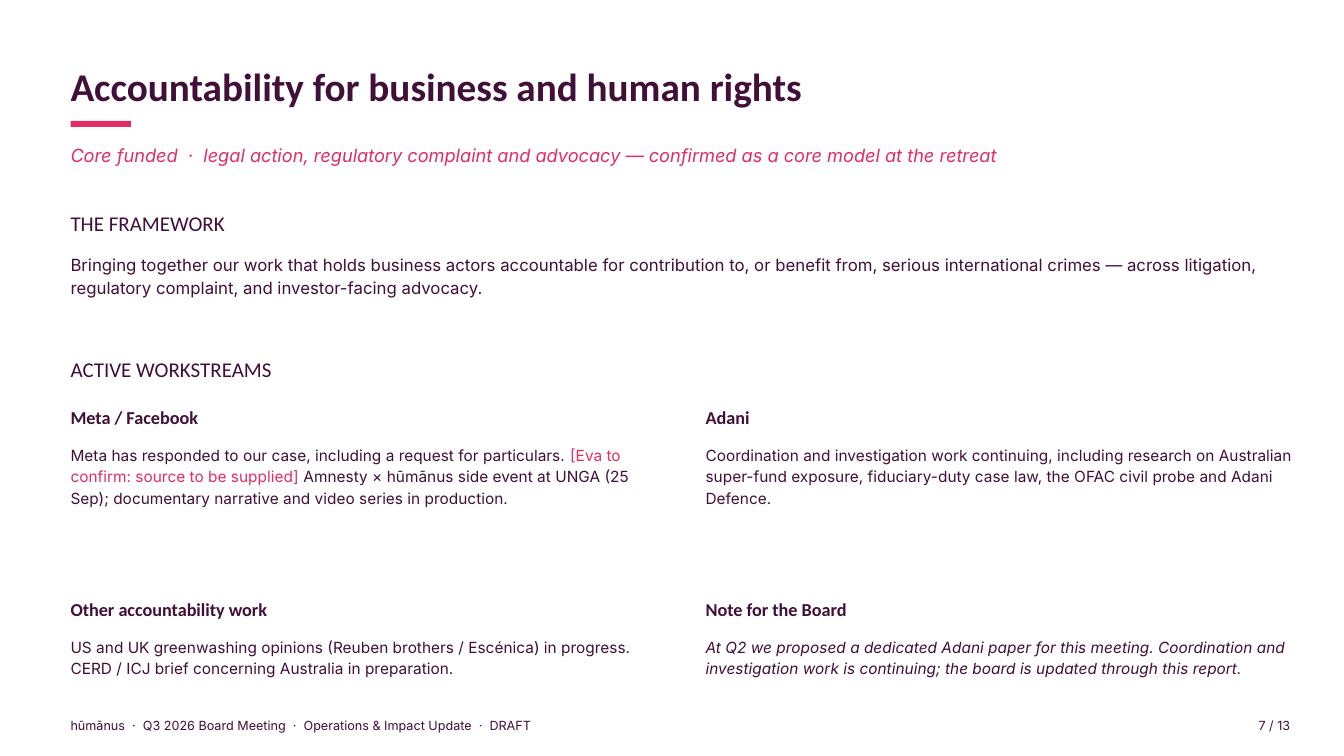
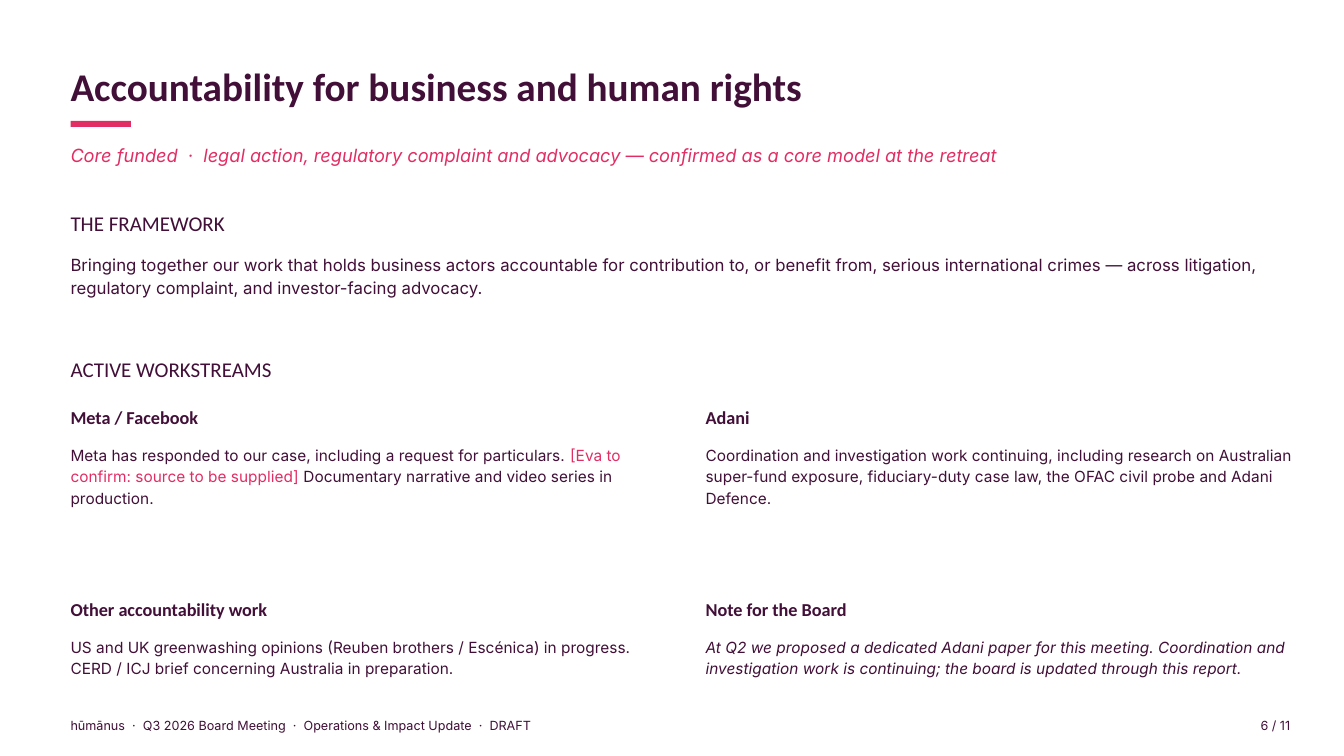
Before and after one commit to evafrances04/humanusGovernance, a slide deck: slide 6 of 2026/Q3/ED-Operations-Impact-Q3-2026-DRAFT.pptx (slide 7 before the commit). Drawn at 1344x756 pixels with LibreOffice and Linux fonts; fonts in the diff are those of the drawing. Boxes give left, top, right and bottom in pixels: in the first picture for what was removed or moved away, otherwise in the second. Text is boxed around its words. In the diff, an @@ line names an element or a change of style, - is before the commit and + after.

```diff
--- a/2026/Q3/ED-Operations-Impact-Q3-2026-DRAFT.pptx
+++ b/2026/Q3/ED-Operations-Impact-Q3-2026-DRAFT.pptx
@@ text at (71, 448, 621, 507): text changed @@
-Meta has responded to our case, including a request for particulars. [Eva to confirm: source to be supplied] Amnesty × hūmānus side event at UNGA (25 Sep); documentary narrative and video series in production.
+Meta has responded to our case, including a request for particulars. [Eva to confirm: source to be supplied] Documentary narrative and video series in production.
@@ text at (1261, 720, 1290, 730): text changed @@
-7 / 13
+6 / 11
```
Also in this commit, not shown: 8 other slides changed, 2 slides removed, 6 other files.
